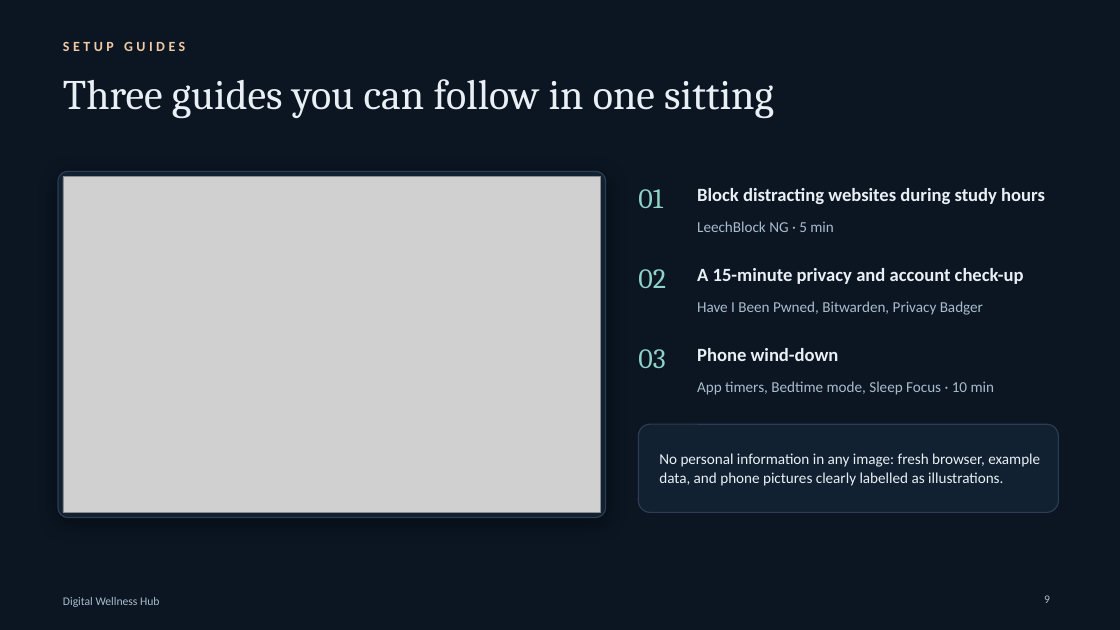
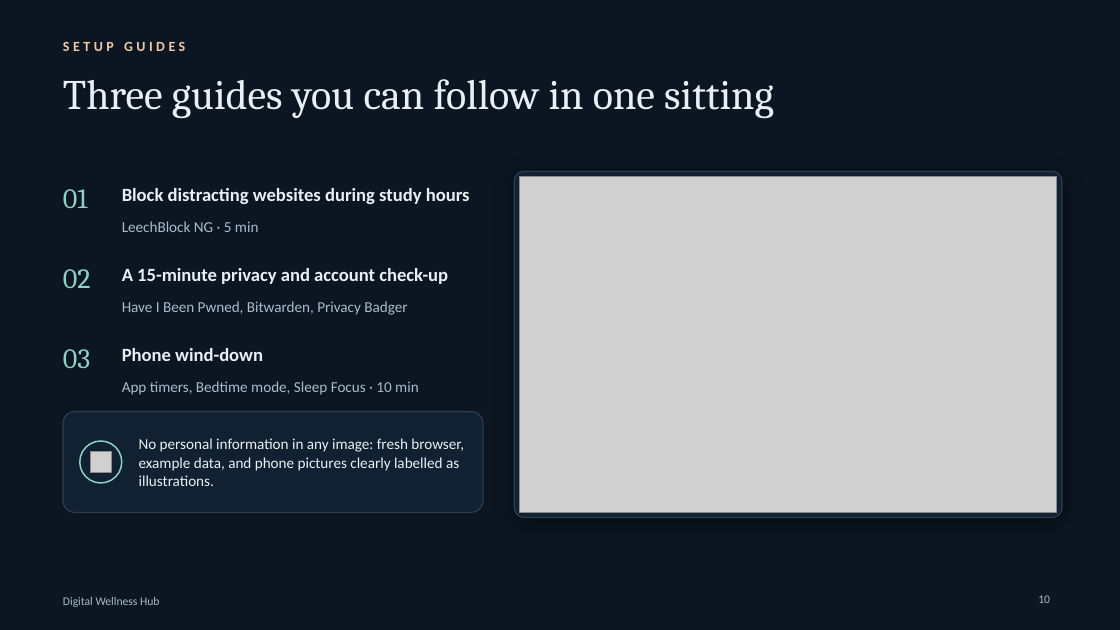
Before and after one commit to Anshumaan1254/Digital-Wellness, a slide deck: slide 10 of public/Digital-Wellness-Hub-presentation.pptx (slide 9 before the commit). Drawn at 1120x630 pixels with LibreOffice and Linux fonts; fonts in the diff are those of the drawing; grey boxes stand for pictures; background and template pictures are left out. Boxes give left, top, right and bottom in pixels: in the first picture for what was removed or moved away, otherwise in the second. Text is boxed around its words. In the diff, an @@ line names an element or a change of style, - is before the commit and + after.

```diff
--- a/public/Digital-Wellness-Hub-presentation.pptx
+++ b/public/Digital-Wellness-Hub-presentation.pptx
@@ picture removed at [63,176,601,513] @@
@@ text "Block distracting websites during study ...": place and size @@
-text "Block distracting websites during study ..." at [697,188,1045,204]
+text "Block distracting websites during study ..." at [122,188,470,204]
@@ rounded rectangle: place and size @@
-rounded rectangle at [58,171,606,518]
+rounded rectangle at [514,171,1062,518]
@@ picture added at [519,176,1057,513] @@
@@ text "LeechBlock NG · 5 min": place and size @@
-text "LeechBlock NG · 5 min" at [697,221,834,232]
+text "LeechBlock NG · 5 min" at [122,221,259,232]
@@ text "A 15-minute privacy and account ...": place and size @@
-text "A 15-minute privacy and account ..." at [697,268,1024,284]
+text "A 15-minute privacy and account ..." at [122,268,448,284]
@@ text "Have I Been Pwned, Bitwarden, ...": place and size @@
-text "Have I Been Pwned, Bitwarden, ..." at [697,301,983,315]
+text "Have I Been Pwned, Bitwarden, ..." at [122,301,407,315]
@@ 3 texts: place and size @@
-3 texts at [638,189,666,368]
+3 texts at [63,189,91,368]
@@ text "Phone wind-down": place and size @@
-text "Phone wind-down" at [697,348,839,361]
+text "Phone wind-down" at [122,348,263,361]
@@ text "App timers, Bedtime mode, Sleep ...": place and size @@
-text "App timers, Bedtime mode, Sleep ..." at [697,381,995,395]
+text "App timers, Bedtime mode, Sleep ..." at [122,381,419,395]
@@ rounded rectangle: place and size @@
-rounded rectangle at [639,424,1059,513]
+rounded rectangle at [63,412,483,513]
@@ rounded rectangle at [63,412,483,513]: proportions changed @@
@@ text "No personal information in any ..." rewrapped from [659,453,1040,486] to [139,438,464,486] @@
@@ ellipse added at [80,441,122,483], fill #112131, outline #8FD3C8 1.25 pt @@
@@ picture added at [90,452,111,473] @@
@@ page number at [1038,595,1050,603]: text changed @@
-9
+10
```
Also in this commit, not shown: 12 other slides changed, 3 slides added, 37 other files.
